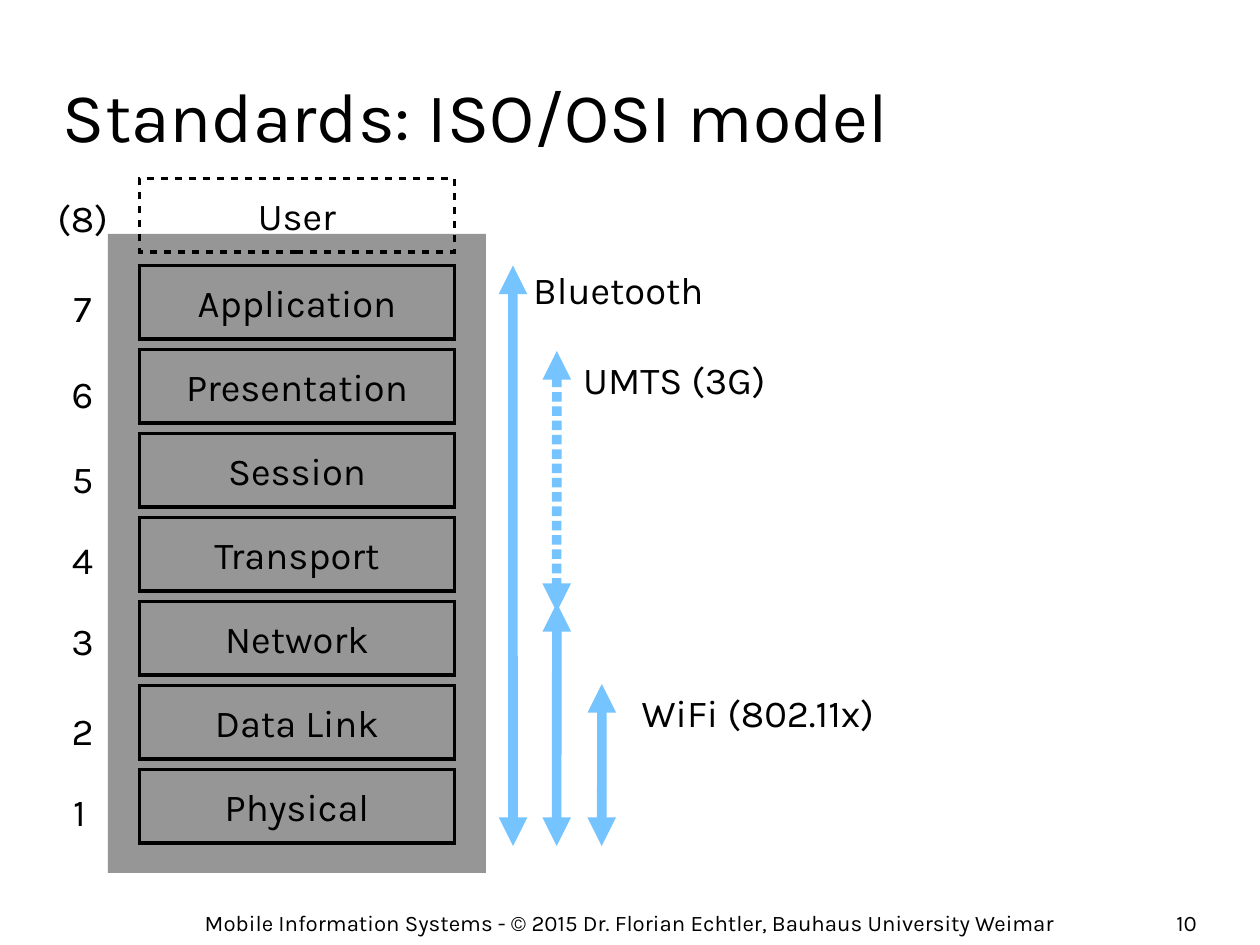
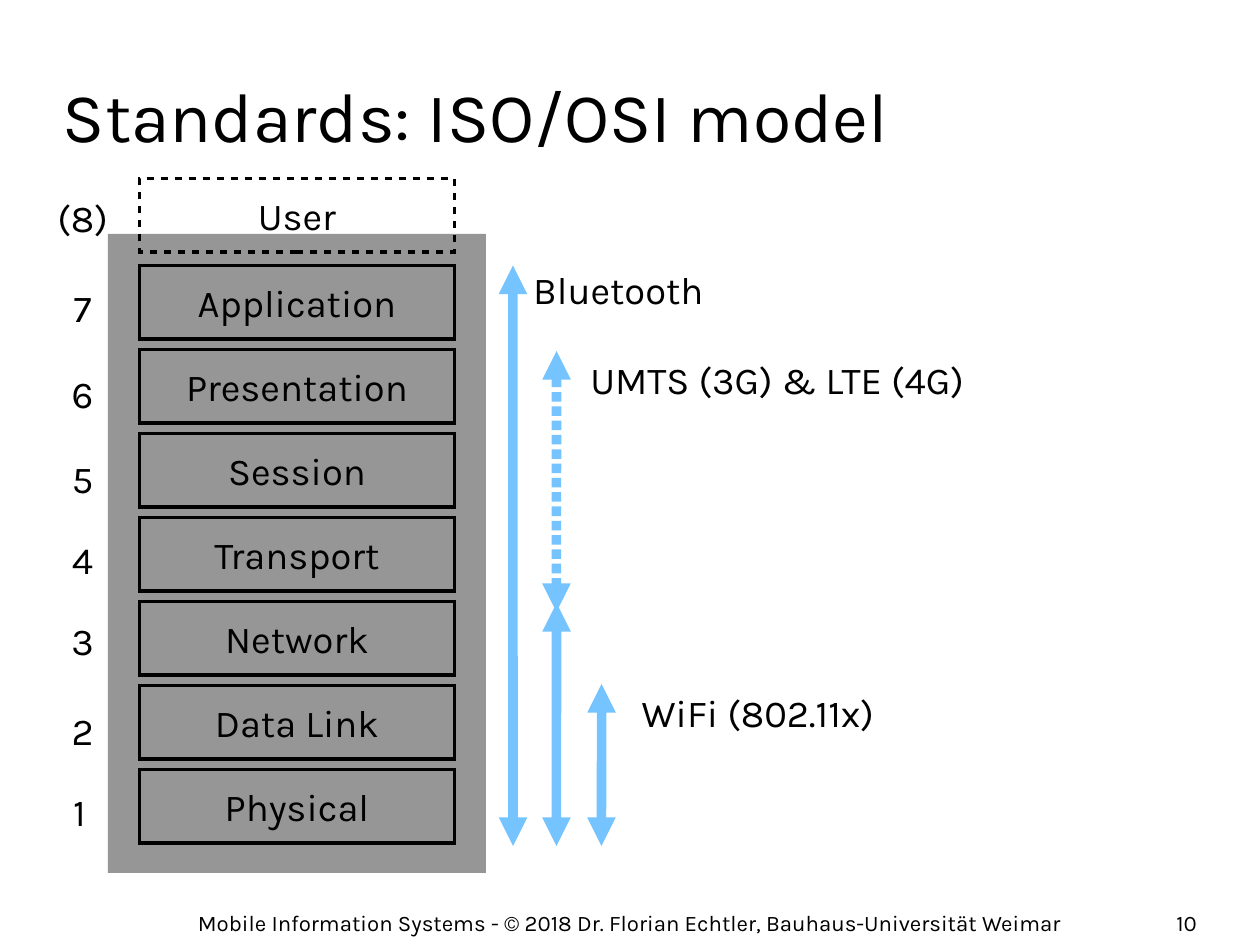
Before and after one commit to floe/mobile-information-systems, a slide deck: slide 10 of 03-networks-and-location.odp. Drawn at 1260x945 pixels with LibreOffice and Linux fonts; fonts in the diff are those of the drawing; background and template pictures are left out. Boxes give left, top, right and bottom in pixels: in the first picture for what was removed or moved away, otherwise in the second. Text is boxed around its words. In the diff, an @@ line names an element or a change of style, - is before the commit and + after.

```diff
--- a/03-networks-and-location.odp
+++ b/03-networks-and-location.odp
@@ text at (590, 366, 964, 398): text changed @@
-UMTS (3G)
+UMTS (3G) & LTE (4G)
@@ text at (198, 915, 1060, 937): text changed @@
-Mobile Information Systems - © 2015 Dr. Florian Echtler, Bauhaus University Weimar
+Mobile Information Systems - © 2018 Dr. Florian Echtler, Bauhaus-Universität Weimar
```
Also in this commit, not shown: 68 other slides changed, 3 slides added, 2 other files.
